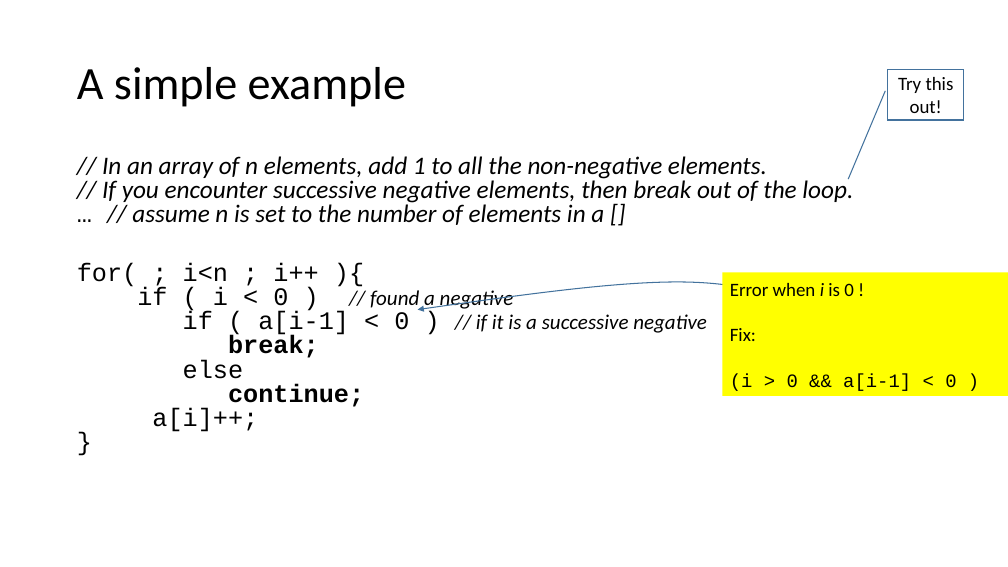
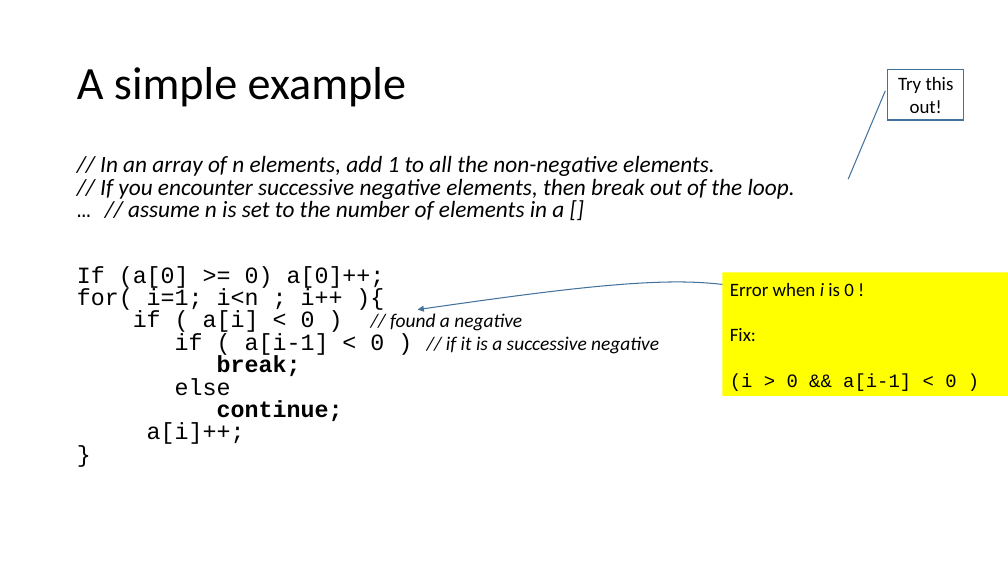
Before and after one commit to rbadrinath/FCP, a slide deck: slide 6 of slides/09-for-do-loops.pptx. Drawn at 1008x567 pixels with LibreOffice and Linux fonts; fonts in the diff are those of the drawing. Boxes give left, top, right and bottom in pixels: in the first picture for what was removed or moved away, otherwise in the second. Text is boxed around its words. In the diff, an @@ line names an element or a change of style, - is before the commit and + after.

```diff
--- a/slides/09-for-do-loops.pptx
+++ b/slides/09-for-do-loops.pptx
@@ text at <box>100,155,795,220</box>: size 24 to 22.2 pt in "// In an array of n elements, ..." @@
@@ text at <box>77,266,659,444</box>: text changed; size 24 to 22.2 pt @@
-for( ; i<n ; i++ ){
-if ( i < 0 ) // found a negative
-if ( a[i-1] < 0 ) // if it is a successive negative
-break;
-else
-continue;
-a[i]++;
-}
+If (a[0] >= 0) a[0]++;
+for( i=1; i<n ; i++ ){
+if ( a[i] < 0 ) // found a negative
+if ( a[i-1] < 0 ) // if it is a successive negative
+break;
+else
+continue;
+a[i]++;
+}
```
Also in this commit, not shown: 2 other slides changed, 8 other files.
